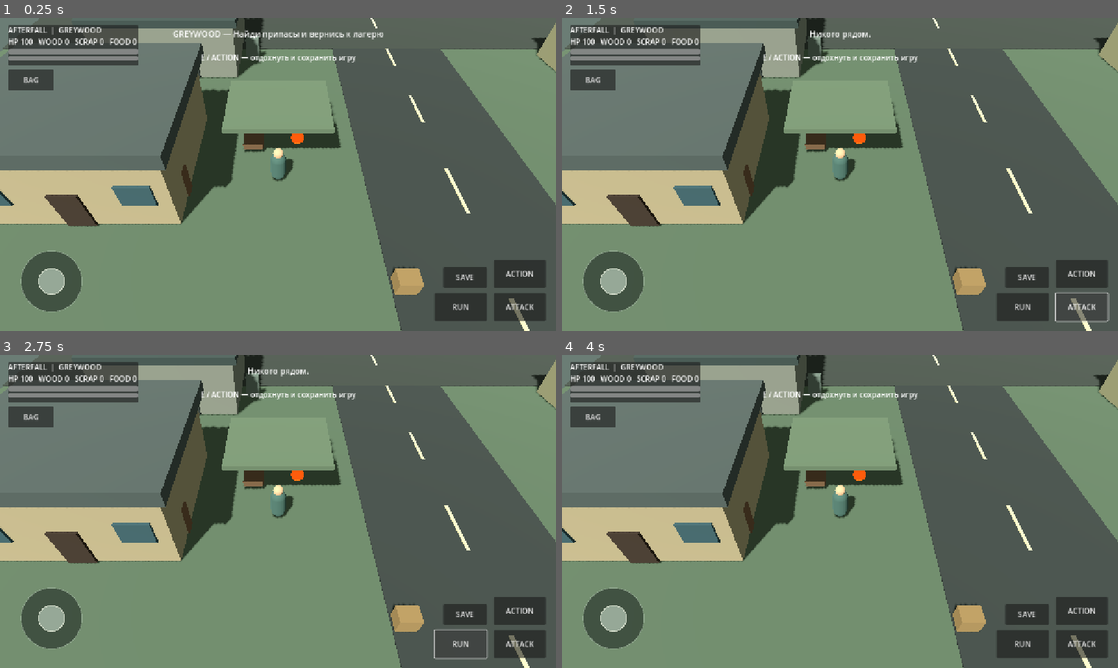
Above: before the commit, frames 1-4 (two rows, left to right).
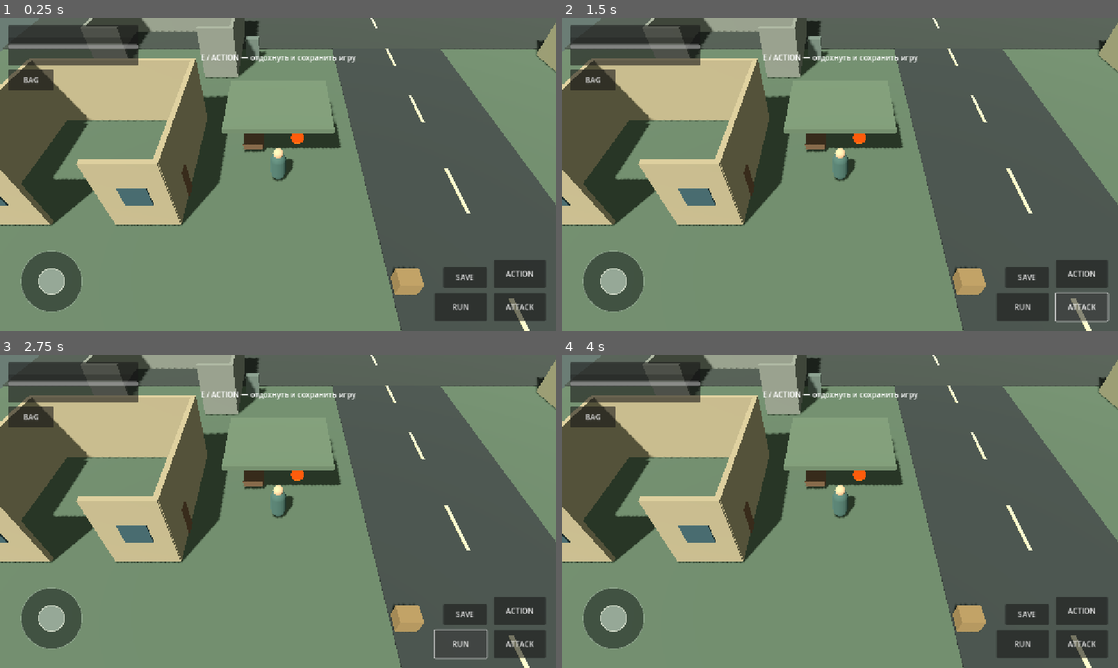
Above: after the commit, the same moments.

Repository: anriell666-byte/AshenForge
Game: Godot game, scene res://scenes/Main.tscn
Same seed, same stepped clock (60 frames per second), same inputs: the game is played once before the commit and once after it.
Inputs:
- Up to frame 1 (0.25 s): no input
- Up to frame 2 (1.5 s): click "ACTION" at 0.5 s; click "ATTACK" at 1.25 s
- Up to frame 3 (2.75 s): click "RUN" at 2 s
- Up to frame 4 (4 s): click "BAG" at 2.75 s; click "ЗАКРЫТЬ" at 3.5 s

The runs differ from the first frame. In frame 1, 17% of the frame differs, in the area x 0-100%, y 0-67%; in frame 2, 16%; in frame 3, 16%; in frame 4, 16%.
Error after the commit: Parse Error: Cannot infer the type of "layers" variable because the value doesn't have a set type. (res://scripts/expansion.gd:77)

Commit message:
Integrate survival expansion and open-roof building interiors

Diff:
--- a/scripts/main.gd
+++ b/scripts/main.gd
@@ -4,6 +4,7 @@
 const PropScript = preload("res://scripts/destructible.gd")
 const InfectedScript = preload("res://scripts/infected.gd")
 const JoystickScript = preload("res://scripts/touch_joystick.gd")
+const ExpansionScript = preload("res://scripts/expansion.gd")
 const SAVE_PATH := "user://afterfall_save.json"
 
 var player
@@ -29,6 +30,7 @@
 var stamina_bar: ProgressBar
 var message_time: float = 0.0
 var camp_position := Vector3(-9, 0, 10)
+var expansion
 
 func _ready() -> void:
     _setup_input()
@@ -37,6 +39,10 @@
     _build_infected()
     _build_ui()
     _load_game()
+    expansion = Node.new()
+    expansion.set_script(ExpansionScript)
+    add_child(expansion)
+    expansion.call("setup", self)
     refresh_hud()
     show_message("GREYWOOD — Найди припасы и вернись к лагерю")
 
@@ -107,19 +113,24 @@
     root.name = label
     root.position = pos
     add_child(root)
-    _box(root, "Walls", Vector3(0, 2, 0), Vector3(9, 4, 8), wall_color, true)
-    _box(root, "Roof", Vector3(0, 4.35, 0), Vector3(9.8, 0.7, 8.8), Color(0.25, 0.28, 0.27), true)
-    _box(root, "Door", Vector3(0, 1.05, 4.06), Vector3(1.3, 2.1, 0.12), Color(0.2, 0.16, 0.13), true)
-    _box(root, "Window left", Vector3(-3.1, 2.1, 4.08), Vector3(1.5, 1.2, 0.12), Color(0.19, 0.28, 0.3), true)
-    _box(root, "Window right", Vector3(3.1, 2.1, 4.08), Vector3(1.5, 1.2, 0.12), Color(0.19, 0.28, 0.3), true)
+    _box(root, "Back wall", Vector3(0, 2, -3.95), Vector3(9, 4, 0.25), wall_color, true)
+    _box(root, "Left wall", Vector3(-4.4, 2, 0), Vector3(0.25, 4, 8), wall_color, true)
+    _box(root, "Right wall", Vector3(4.4, 2, 0), Vector3(0.25, 4, 8), wall_color, true)
+    _box(root, "Front wall left", Vector3(-3.0, 2, 3.95), Vector3(3, 4, 0.25), wall_color, true)
+    _box(root, "Front wall right", Vector3(3.0, 2, 3.95), Vector3(3, 4, 0.25), wall_color, true)
+    _box(root, "Window left", Vector3(-3.1, 2.1, 4.08), Vector3(1.2, 1.1, 0.12), Color(0.19, 0.28, 0.3), false)
+    _box(root, "Window right", Vector3(3.1, 2.1, 4.08), Vector3(1.2, 1.1, 0.12), Color(0.19, 0.28, 0.3), false)
 
 func _build_shop(pos: Vector3) -> void:
     var root := Node3D.new()
     root.position = pos
     root.name = "Greywood Market"
     add_child(root)
-    _box(root, "Shop", Vector3(0, 2, 0), Vector3(10, 4, 9), Color(0.48, 0.47, 0.36), true)
-    _box(root, "Flat roof", Vector3(0, 4.2, 0), Vector3(10.5, 0.45, 9.5), Color(0.22, 0.27, 0.26), true)
+    _box(root, "Shop back wall", Vector3(0, 2, -4.4), Vector3(10, 4, 0.25), Color(0.48, 0.47, 0.36), true)
+    _box(root, "Shop left wall", Vector3(-4.9, 2, 0), Vector3(0.25, 4, 9), Color(0.48, 0.47, 0.36), true)
+    _box(root, "Shop right wall", Vector3(4.9, 2, 0), Vector3(0.25, 4, 9), Color(0.48, 0.47, 0.36), true)
+    _box(root, "Shop front left", Vector3(-3.6, 2, 4.4), Vector3(2.8, 4, 0.25), Color(0.48, 0.47, 0.36), true)
+    _box(root, "Shop front right", Vector3(3.6, 2, 4.4), Vector3(2.8, 4, 0.25), Color(0.48, 0.47, 0.36), true)
     _box(root, "Sign", Vector3(0, 3.5, 4.62), Vector3(5.2, 0.7, 0.18), Color(0.7, 0.57, 0.34), true)
     _make_prop("Shop shelf", "scrap", 4, 2, pos + Vector3(-2, 0.8, 6), Vector3(1.2, 1.6, 0.5), Color(0.34, 0.32, 0.26))
 
@@ -128,9 +139,11 @@
     root.position = pos
     root.name = "Garage"
     add_child(root)
-    _box(root, "Garage walls", Vector3(0, 1.8, 0), Vector3(10, 3.6, 8), Color(0.42, 0.43, 0.39), true)
-    _box(root, "Roof", Vector3(0, 3.9, 0), Vector3(10.5, 0.5, 8.5), Color(0.2, 0.24, 0.23), true)
-    _box(root, "Garage opening", Vector3(0, 1.3, 4.05), Vector3(4.6, 2.6, 0.12), Color(0.17, 0.19, 0.18), true)
+    _box(root, "Garage back wall", Vector3(0, 1.8, -3.9), Vector3(10, 3.6, 0.25), Color(0.42, 0.43, 0.39), true)
+    _box(root, "Garage left wall", Vector3(-4.9, 1.8, 0), Vector3(0.25, 3.6, 8), Color(0.42, 0.43, 0.39), true)
+    _box(root, "Garage right wall", Vector3(4.9, 1.8, 0), Vector3(0.25, 3.6, 8), Color(0.42, 0.43, 0.39), true)
+    _box(root, "Garage front left", Vector3(-3.8, 1.8, 3.9), Vector3(2.4, 3.6, 0.25), Color(0.42, 0.43, 0.39), true)
+    _box(root, "Garage front right", Vector3(3.8, 1.8, 3.9), Vector3(2.4, 3.6, 0.25), Color(0.42, 0.43, 0.39), true)
     _make_prop("Tool cabinet", "scrap", 6, 3, pos + Vector3(6, 0.8, 1), Vector3(1.0, 1.6, 0.7), Color(0.34, 0.38, 0.35))
 
 func _build_gas_station(pos: Vector3) -> void:
@@ -514,6 +527,8 @@
 func interact() -> void:
     if not player:
         return
+    if expansion and expansion.call("try_interact"):
+        return
     if _collect_nearest_drop():
         return
     if player.global_position.distance_to(camp_position) < 5.0:
@@ -545,6 +560,8 @@
             if d < best:
                 best = d
                 nearest = enemy
+    if expansion and expansion.call("try_attack"):
+        return
     if nearest:
         nearest.call("take_hit")
         show_message("Удар!")
